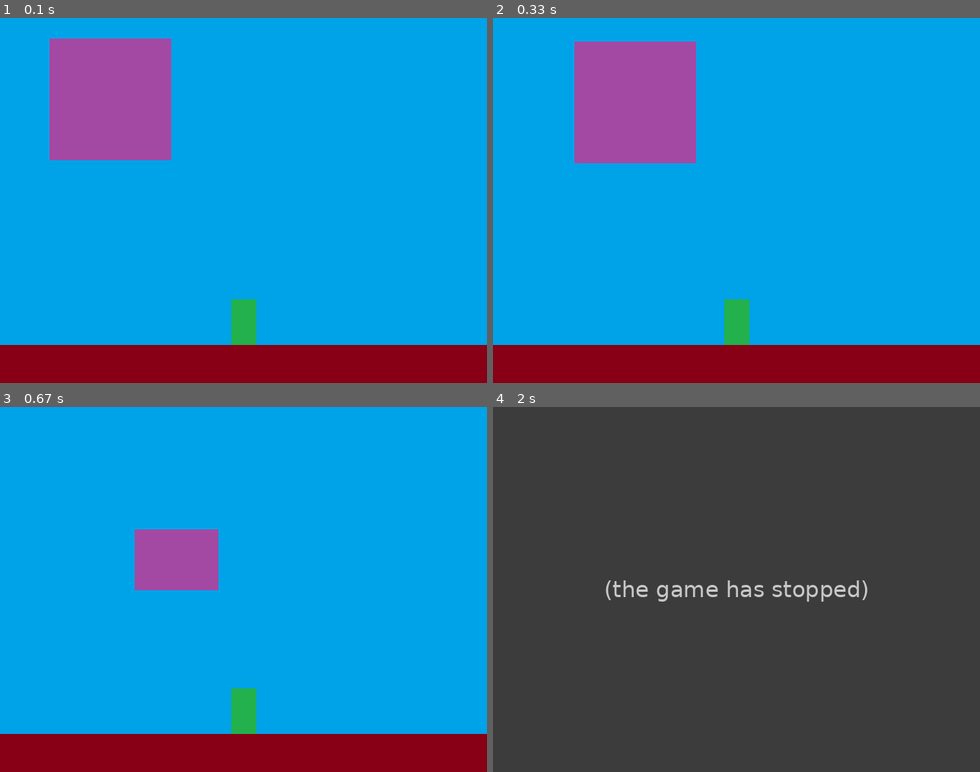
Above: before the commit, frames 1-4 (two rows, left to right).
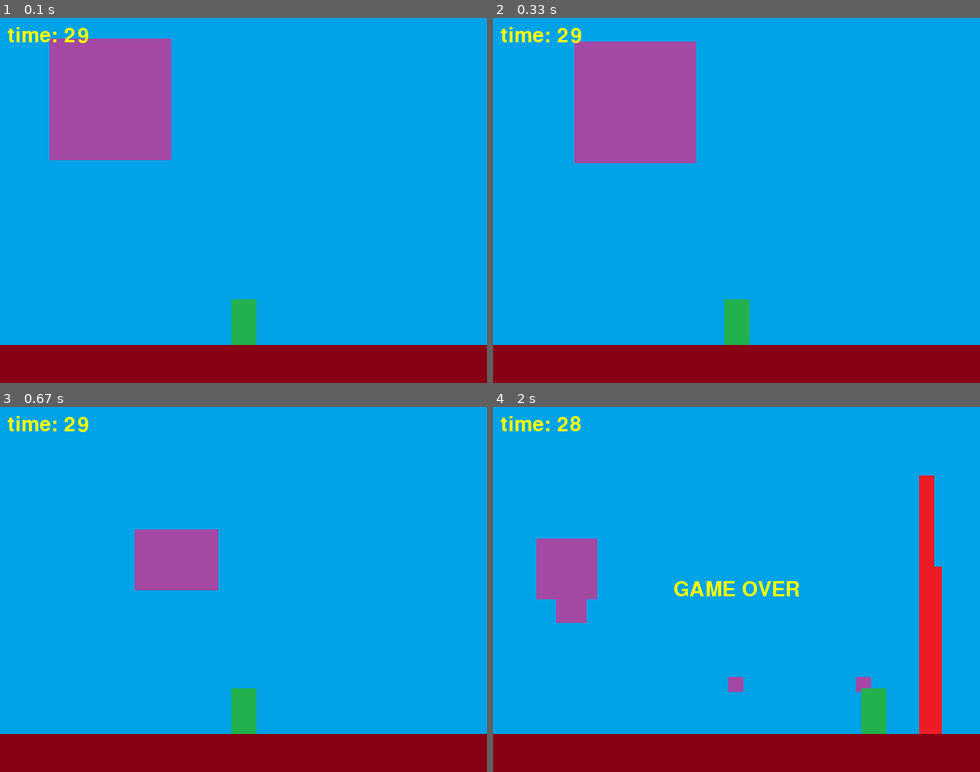
Above: after the commit, the same moments.

Repository: nahyunsung/Pygame
Game: pygame game, started from py_pang/05_fi.py
Same seed, same stepped clock (60 frames per second), same inputs: the game is played once before the commit and once after it.
Inputs:
- Up to frame 1 (0.1 s): no input
- Up to frame 2 (0.33 s): no input
- Up to frame 3 (0.67 s): tap Space at 0.33 s
- Up to frame 4 (2 s): hold Right 0.67-1.13 s; tap Space at 0.73, 1.03, 1.23, 1.53, 1.73 s; hold Right 1.17-1.63 s; hold Left from 1.67 s (still down)

The runs differ from the first frame. In frame 1, 0.3% of the frame differs, in the area x 1-19%, y 2-7%; in frame 2, 0.3%; in frame 3, 0.3%; in frame 4, 100%, in the area x 0-100%, y 0-100%.
Before the commit the program exited at 1.98 s; later frames show no game.

Commit message:
8. 메시지 출력

Diff:
--- a/py_pang/05_fi.py
+++ b/py_pang/05_fi.py
@@ -65,6 +65,13 @@
 remove_ball_idx = -1
 remove_weapon_idx = -1
 
+# 폰트 설정 및 타이머 초기화
+game_font = pygame.font.Font(None, 40)
+
+total_time = 30
+start_time = pygame.time.get_ticks()
+
+game_result = 'GAME OVER'
 
 # 게임 루프
 running = True
@@ -169,6 +176,9 @@
         if remove_ball_idx > -1:
             del balls[remove_ball_idx]
             remove_ball_idx = -1
+            if len(balls) == 0:
+                game_result = "YOU WIN"
+                running = False
 
     # 화면 출력
     screen.blit(background_img, (0,0))
@@ -179,8 +189,26 @@
     screen.blit(stage_img, (0, screen_height - stage_height))
     screen.blit(character_img, (character_pos_x, character_pos_y))
 
+    # 타이머 출력
+    elapsed_time = (pygame.time.get_ticks() - start_time) / 1000
+    timer = game_font.render("time: {}".format(int(total_time - elapsed_time)), True, (255, 255, 0))
+    screen.blit(timer, (10,10))
+
+    if int(total_time - elapsed_time) < 1:
+        game_result = "TIME_OVER"
+        start_time = pygame.time.get_ticks()
+        running = False
+
     # 화면 업데이트
     pygame.display.update()
 
+# 메세지 출력
+msg = game_font.render(game_result, True, (255,255,0))
+msg_rect = msg.get_rect(center = (screen_width//2, screen_height//2))
+screen.blit(msg, msg_rect)
+pygame.display.update()
+
+pygame.time.delay(2000)
+
 # 파이게임 종료
 pygame.quit()
